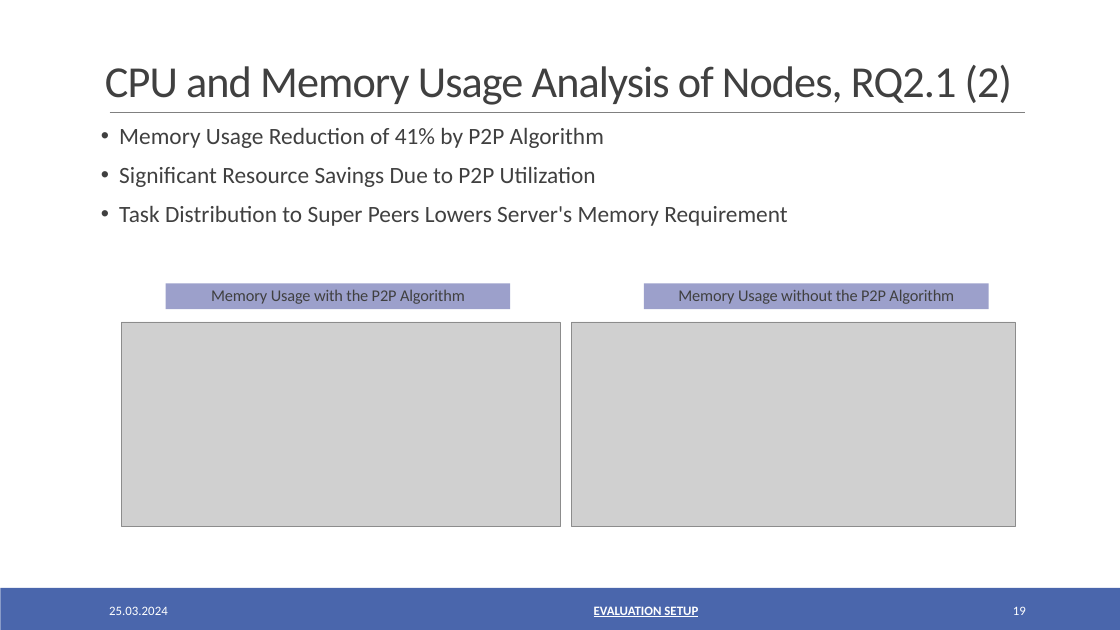
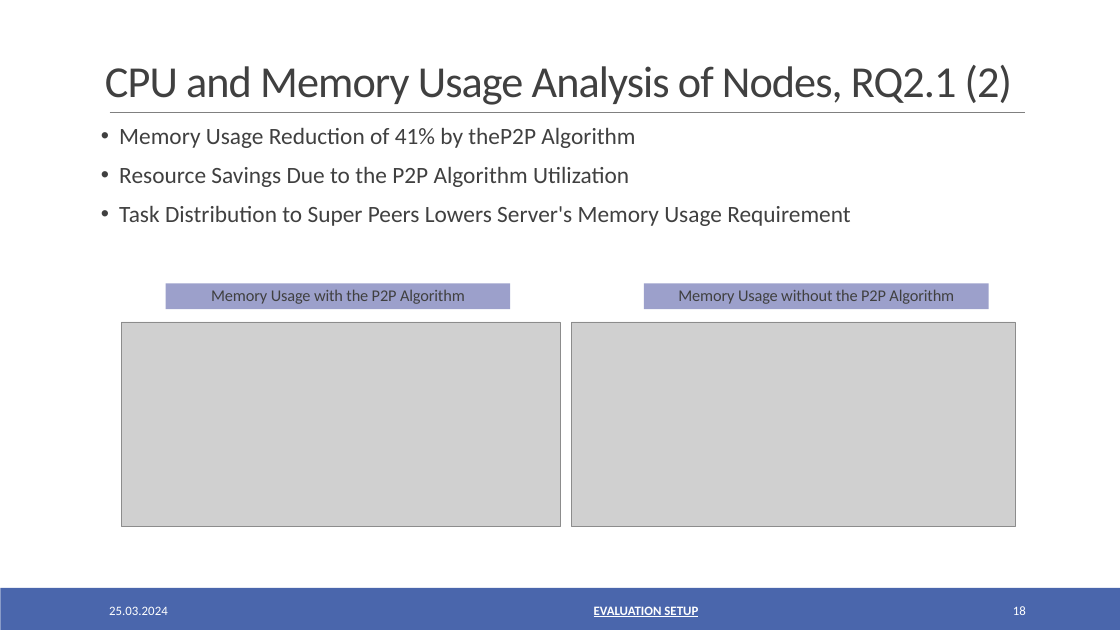
Before and after one commit to oezcankaraca/abschlussvortrag, a slide deck: slide 18 of Abschlussvortrag.pptx (slide 19 before the commit). Drawn at 1120x630 pixels with LibreOffice and Linux fonts; fonts in the diff are those of the drawing; grey boxes stand for pictures. Boxes give left, top, right and bottom in pixels: in the first picture for what was removed or moved away, otherwise in the second. Text is boxed around its words. In the diff, an @@ line names an element or a change of style, - is before the commit and + after.

```diff
--- a/Abschlussvortrag.pptx
+++ b/Abschlussvortrag.pptx
@@ text at <box>119,128,850,226</box>: text changed @@
-• Memory Usage Reduction of 41% by P2P Algorithm
-• Significant Resource Savings Due to P2P Utilization
-• Task Distribution to Super Peers Lowers Server's Memory Requirement
+• Memory Usage Reduction of 41% by theP2P Algorithm
+• Resource Savings Due to the P2P Algorithm Utilization
+• Task Distribution to Super Peers Lowers Server's Memory Usage Requirement
@@ page number at <box>1013,606,1026,615</box>: text changed @@
-19
+18
```
Also in this commit, not shown: 14 other slides changed, 1 slide removed, 3 other files.
